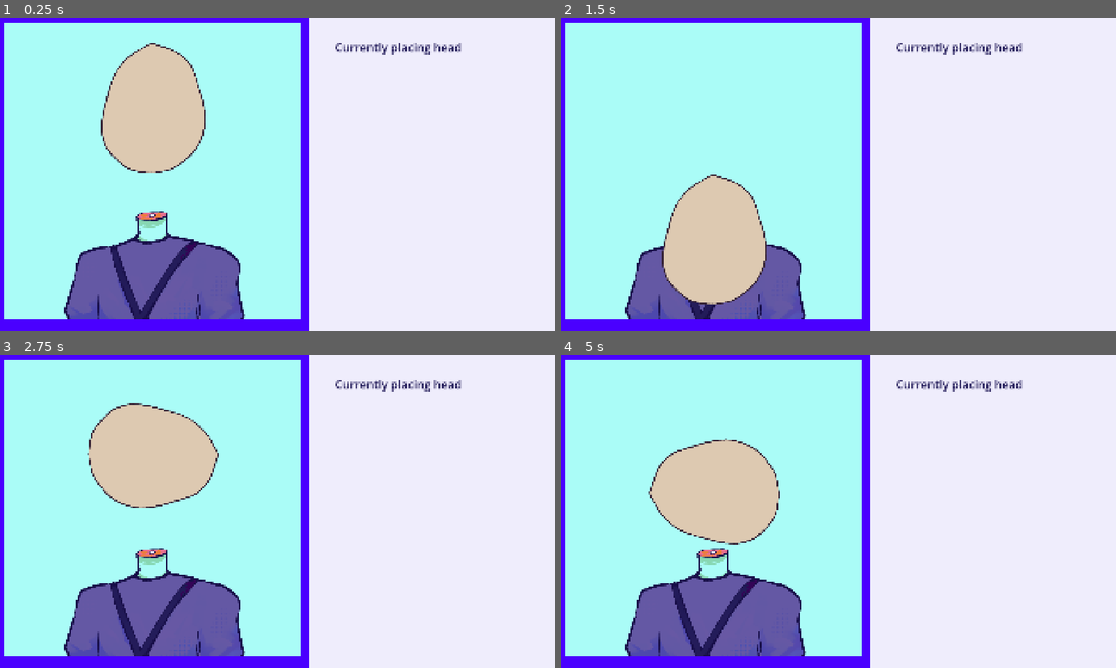
Above: before the commit, frames 1-4 (two rows, left to right).
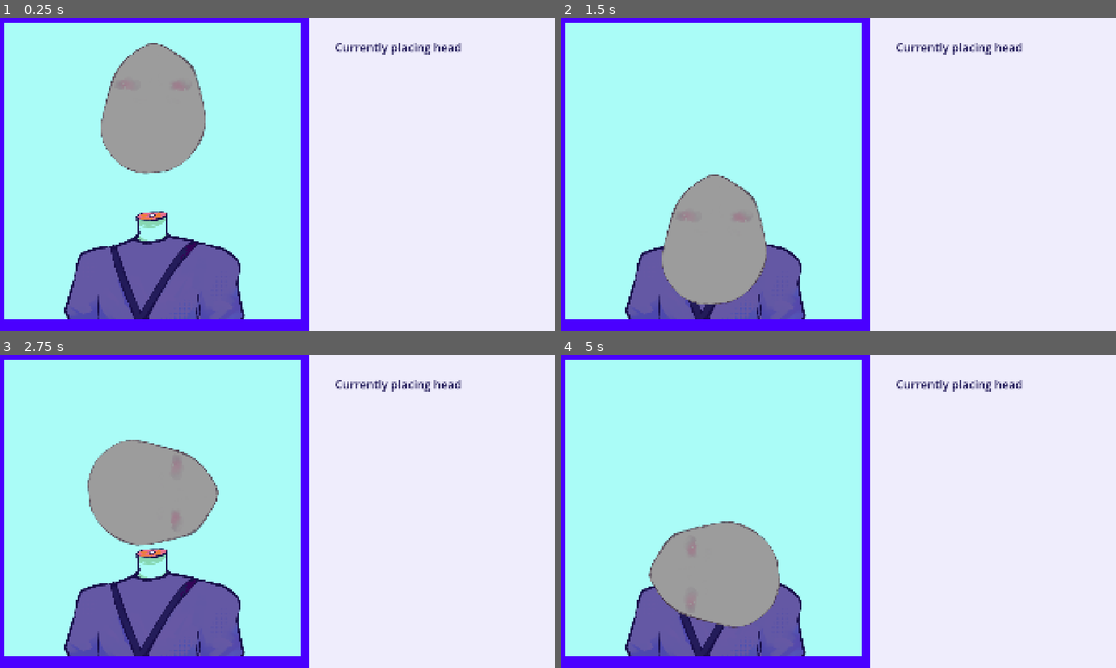
Above: after the commit, the same moments.

Repository: Herbeon/haven-toronto-game
Game: Godot game, scene res://game.tscn
The game is run twice, just before and just after one commit, with the same random seed, the same clock (stepped at 60 frames per second) and the same inputs.
Inputs (mouse positions are in pixels of both pictures, inside the frame that each line leads up to):
- Up to frame 1 (0.25 s): no input
- Up to frame 2 (1.5 s): tap Enter at 0.5 s; move the mouse to (960, 158) at 0.52 s; hold Up 0.53-1.28 s; tap Right (rotate_clockwise) at 0.6 s; click (960, 158) at 0.67 s; move the mouse to (727, 190) at 1.27 s; hold Down from 1.28 s (still down); tap Left (rotate_ccwise) at 1.35 s
- Up to frame 3 (2.75 s): tap Right (rotate_clockwise) at 1.55, 2.1 s; move the mouse to (333, 442) at 2.02 s; release Down at 2.03 s; hold Up from 2.03 s (still down)
- Up to frame 4 (5 s): move the mouse to (810, 574) at 2.77 s; tap Alt at 2.85 s; click (810, 574) at 2.92 s; tap Right (rotate_clockwise) at 3.05, 3.8, 4.35 s; move the mouse to (1005, 558) at 3.52 s; release Up at 3.53 s; hold Down from 3.53 s (still down); tap Shift at 3.6 s; move the mouse to (672, 464) at 4.27 s

The runs differ from the first frame. In frame 1, 6.1% of the frame differs, in the area x 18-38%, y 8-50%; in frame 2, 6.1%; in frame 3, 8.8%; in frame 4, 11%, in the area x 15-40%, y 26-88%.

Commit message:
this isfine

Diff:
--- a/havenBounceBack/eye_1.gd
+++ b/havenBounceBack/eye_1.gd
@@ -39,7 +39,7 @@
 			can_be_paused_now = false
 			placing_eye = false
 		if(Input.is_action_just_pressed("rotate_clockwise") && placing_eye):
-			print ("rotate clockwise")
+			#print ("rotate clockwise")
 			$AnimatedSprite2D.rotate(PI/6)
 		if(Input.is_action_just_pressed("rotate_ccwise")):
 			$AnimatedSprite2D.rotate(-PI/6)
--- a/havenBounceBack/game.gd
+++ b/havenBounceBack/game.gd
@@ -45,5 +45,5 @@
 
 
 func ear_is_done():
-	print("helo ear done")
+	#print("helo ear done")
 	pass
--- a/havenBounceBack/head.tscn
+++ b/havenBounceBack/head.tscn
@@ -1,13 +1,11 @@
 [gd_scene format=3 uid="uid://djicpc76ou862"]
 
 [ext_resource type="Script" uid="uid://comi7bj3pjg7w" path="res://head.gd" id="1_hukeq"]
-[ext_resource type="Texture2D" uid="uid://dtu46600amf13" path="res://images and character assets/demo/Head demo.png" id="2_hukeq"]
+[ext_resource type="Texture2D" uid="uid://cf4moy53evhss" path="res://images and character assets/Head 1.PNG" id="2_hukeq"]
 
-[sub_resource type="CircleShape2D" id="CircleShape2D_7jktm"]
-radius = 186.00269
-
-[sub_resource type="RectangleShape2D" id="RectangleShape2D_tcrup"]
-size = Vector2(222.46553, 232.18356)
+[sub_resource type="CapsuleShape2D" id="CapsuleShape2D_nl2ho"]
+radius = 171.0
+height = 400.0
 
 [sub_resource type="SpriteFrames" id="SpriteFrames_tcrup"]
 animations = [{
@@ -24,14 +22,8 @@
 script = ExtResource("1_hukeq")
 
 [node name="CollisionShape2D" type="CollisionShape2D" parent="." unique_id=1517690692]
-position = Vector2(0, -37)
-shape = SubResource("CircleShape2D_7jktm")
-
-[node name="CollisionShape2D2" type="CollisionShape2D" parent="." unique_id=782190149]
-position = Vector2(3.435845, 77.2573)
-rotation = 0.7853982
-scale = Vector2(0.9999999, 0.9999999)
-shape = SubResource("RectangleShape2D_tcrup")
+position = Vector2(-4, -22)
+shape = SubResource("CapsuleShape2D_nl2ho")
 
 [node name="AnimatedSprite2D" type="AnimatedSprite2D" parent="." unique_id=456965115]
 sprite_frames = SubResource("SpriteFrames_tcrup")
--- a/havenBounceBack/torso.tscn
+++ b/havenBounceBack/torso.tscn
@@ -2,6 +2,7 @@
 
 [ext_resource type="Texture2D" uid="uid://csxx1eewvkopf" path="res://images and character assets/cori torso.png" id="1_50s6g"]
 [ext_resource type="Script" uid="uid://bghl6nhxvt7pg" path="res://torso.gd" id="1_ldi0w"]
+[ext_resource type="Texture2D" uid="uid://dqom3w76v11n5" path="res://images and character assets/Torso 1.PNG" id="3_vfirn"]
 
 [sub_resource type="RectangleShape2D" id="RectangleShape2D_ryrav"]
 size = Vector2(504, 209)
@@ -16,7 +17,10 @@
 "name": &"cori",
 "speed": 5.0
 }, {
-"frames": [],
+"frames": [{
+"duration": 1.0,
+"texture": ExtResource("3_vfirn")
+}],
 "loop": 1,
 "name": &"default",
 "speed": 5.0
@@ -31,4 +35,3 @@
 
 [node name="AnimatedSprite2D" type="AnimatedSprite2D" parent="." unique_id=1194855086]
 sprite_frames = SubResource("SpriteFrames_tcrup")
-animation = &"cori"
Binary file changed: havenBounceBack/images and character assets/Head 1.PNG
Not shown, added: havenBounceBack/images and character assets/Head 1.PNG~
